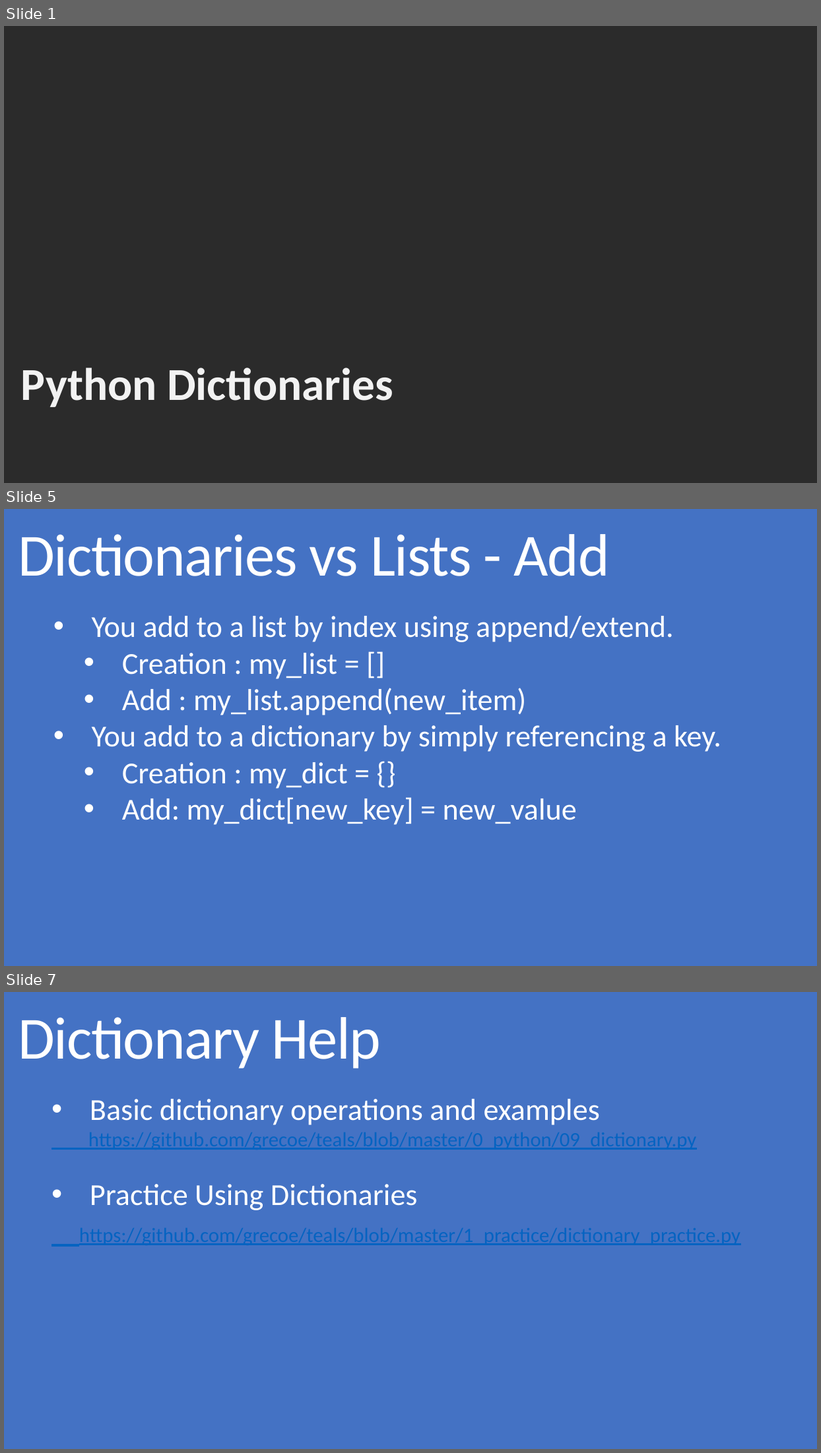
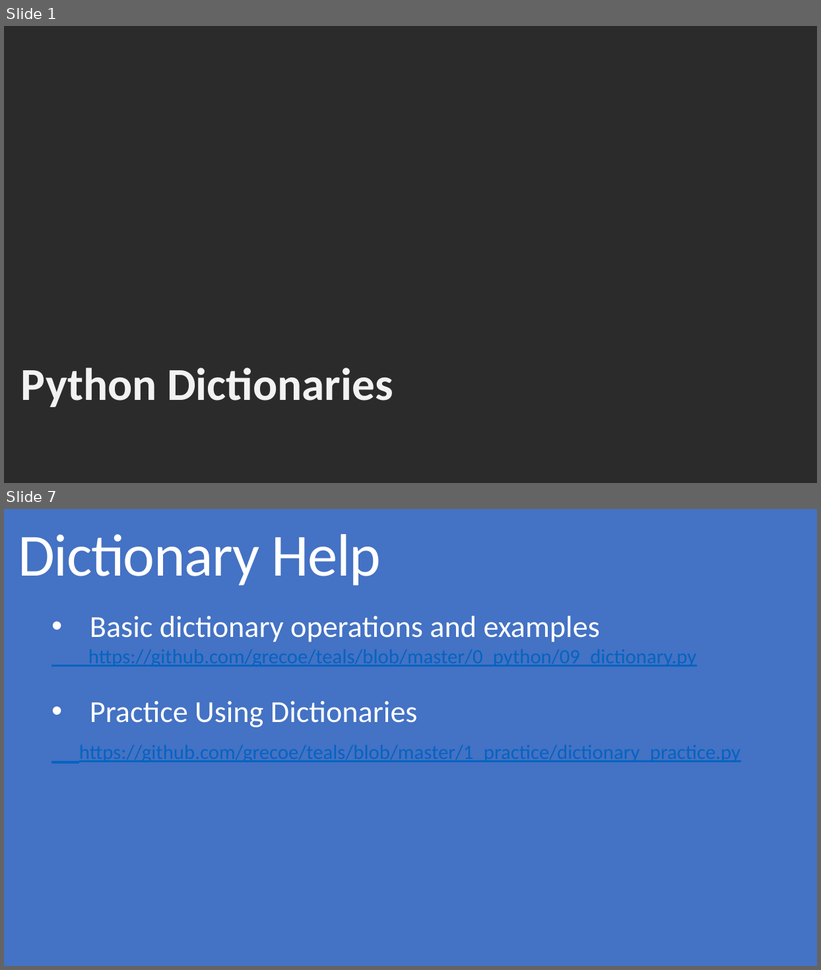
Before and after one commit to grecoe/teals, a slide deck: 5_presentations/Dictionaries.pptx. Shown one above the other, each under a label of ours: slides 1, 5 and 7 before the commit, slides 1 and 7 after it; the slides between them are not shown. The pictures are 821x1453 and 821x970 pixels, drawn with LibreOffice and Linux fonts; fonts in the diff are those of the drawing; background and template pictures are left out; a plain dark background stands for a picture behind light text. Boxes give left, top, right and bottom in pixels: in the first picture for what was removed or moved away, otherwise in the second. Text is boxed around its words. In the diff, an @@ line names an element or a change of style, - is before the commit and + after.

Commit message:
Dictionary

```diff
--- a/5_presentations/Dictionaries.pptx
+++ b/5_presentations/Dictionaries.pptx
@@ slide 5 removed at [4, 509, 817, 966], background #4472C4 @@
@@ title removed at [18, 534, 610, 576] @@
-Dictionaries vs Lists - Add
@@ text removed at [92, 616, 721, 825] @@
-• You add to a list by index using append/extend.
-  • Creation : my_list = []
-  • Add : my_list.append(new_item)
-• You add to a dictionary by simply referencing a key.
-  • Creation : my_dict = {}
-  • Add: my_dict[new_key] = new_value
```
Also in this commit, not shown: 2 slides changed, 3 slides added, 2 other slides removed, 2 other files.
